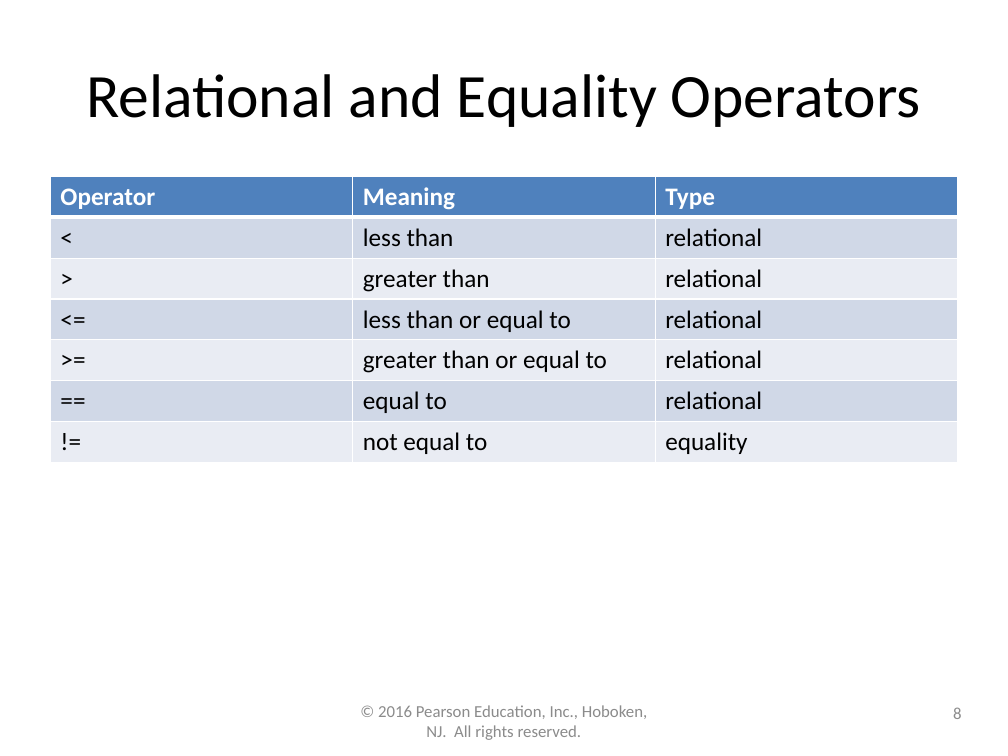
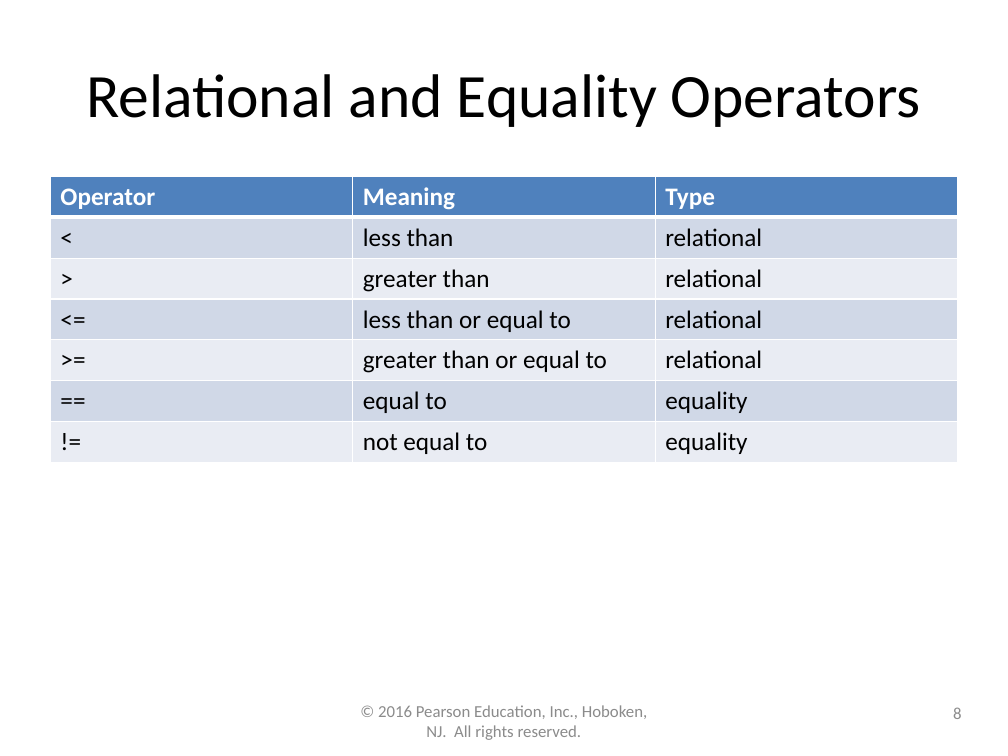
Before and after one commit to lgw2/lgw2.github.io, a slide deck: slide 8 of _teaching/csci112-fall-2023/lectures/ppts/Chapter4.pptx. Drawn at 1008x756 pixels with LibreOffice and Linux fonts; fonts in the diff are those of the drawing. Boxes give left, top, right and bottom in pixels: in the first picture for what was removed or moved away, otherwise in the second. Text is boxed around its words. In the diff, an @@ line names an element or a change of style, - is before the commit and + after.

```diff
--- a/_teaching/csci112-fall-2023/lectures/ppts/Chapter4.pptx
+++ b/_teaching/csci112-fall-2023/lectures/ppts/Chapter4.pptx
@@ table at bbox=[50, 176, 958, 463] @@
-row 6, column 3: relational
+row 6, column 3: equality
```
Also in this commit, not shown: 2 other files.
